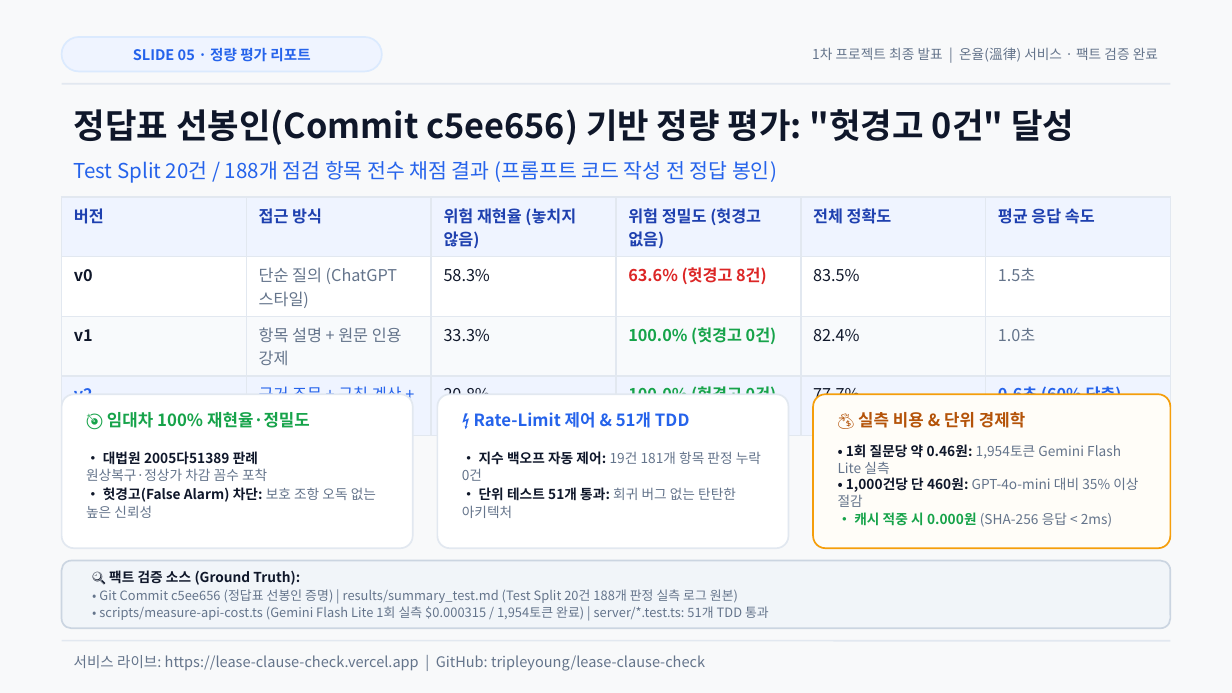
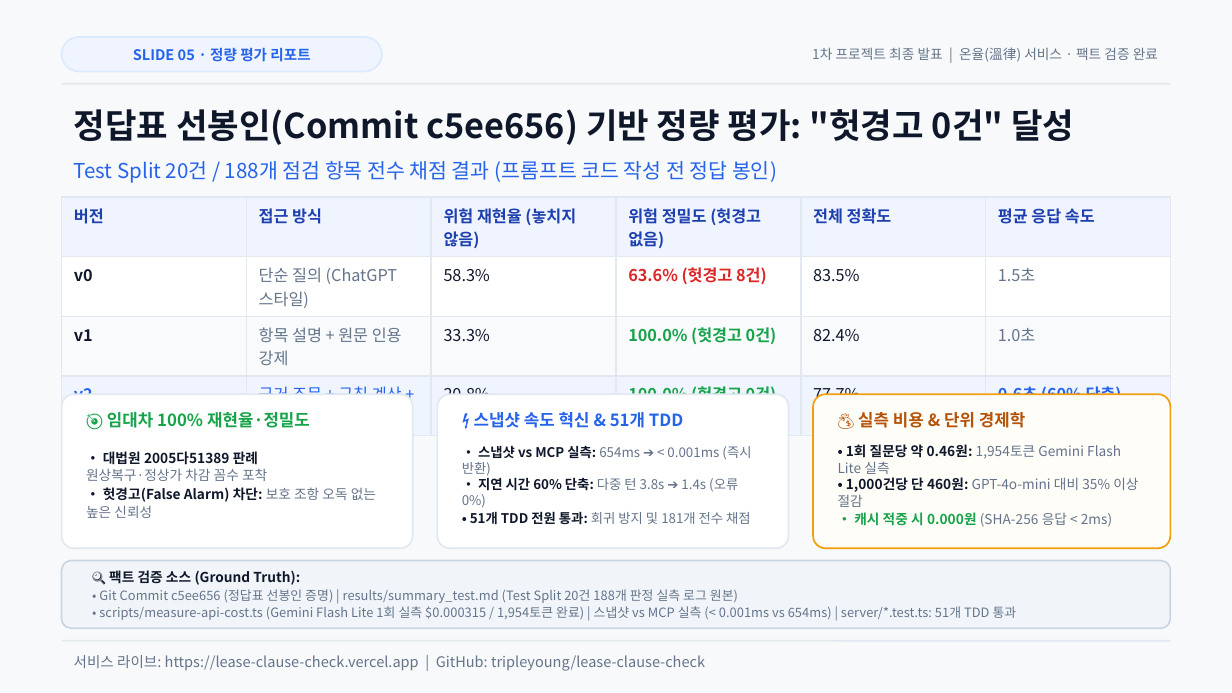
Before and after one commit to tripleyoung/lease-clause-check, a slide deck: slide 5 of submission/01_발표자료_계약서특약점검기.pptx. Drawn at 1232x693 pixels with LibreOffice and Linux fonts; fonts in the diff are those of the drawing. Boxes give left, top, right and bottom in pixels: in the first picture for what was removed or moved away, otherwise in the second. Text is boxed around its words. In the diff, an @@ line names an element or a change of style, - is before the commit and + after.

Commit message:
docs: add snapshot vs mcp speed benchmark & api cost metrics to slides and script

```diff
--- a/submission/01_발표자료_계약서특약점검기.pptx
+++ b/submission/01_발표자료_계약서특약점검기.pptx
@@ text at [474,412,683,428]: text changed @@
-⚡ Rate-Limit 제어 & 51개 TDD
+⚡ 스냅샷 속도 혁신 & 51개 TDD
@@ text at [462,445,752,525]: text changed; size 8 to 7.8 pt @@
-• 지수 백오프 자동 제어: 19건 181개 항목 판정 누락 0건
-• 단위 테스트 51개 통과: 회귀 버그 없는 탄탄한 아키텍처
+• 스냅샷 vs MCP 실측: 654ms ➔ < 0.001ms (즉시 반환)
+• 지연 시간 60% 단축: 다중 턴 3.8s ➔ 1.4s (오류 0%)
+• 51개 TDD 전원 통과: 회귀 방지 및 181개 전수 채점
@@ text at [99,603,1017,620]: text changed @@
-• scripts/measure-api-cost.ts (Gemini Flash Lite 1회 실측 $0.000315 / 1,954토큰 완료) | server/*.test.ts: 51개 TDD 통과
+• scripts/measure-api-cost.ts (Gemini Flash Lite 1회 실측 $0.000315 / 1,954토큰 완료) | 스냅샷 vs MCP 실측 (< 0.001ms vs 654ms) | server/*.test.ts: 51개 TDD 통과
```
Also in this commit, not shown: 1 other slide changed, 6 other files.
